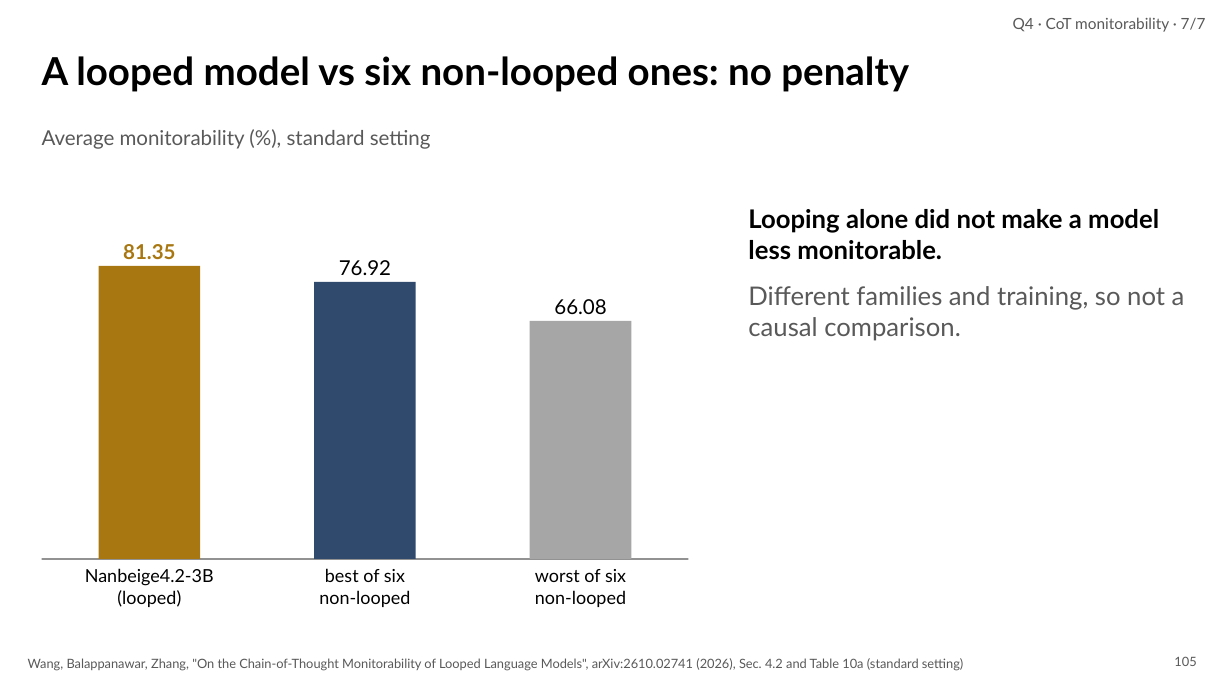
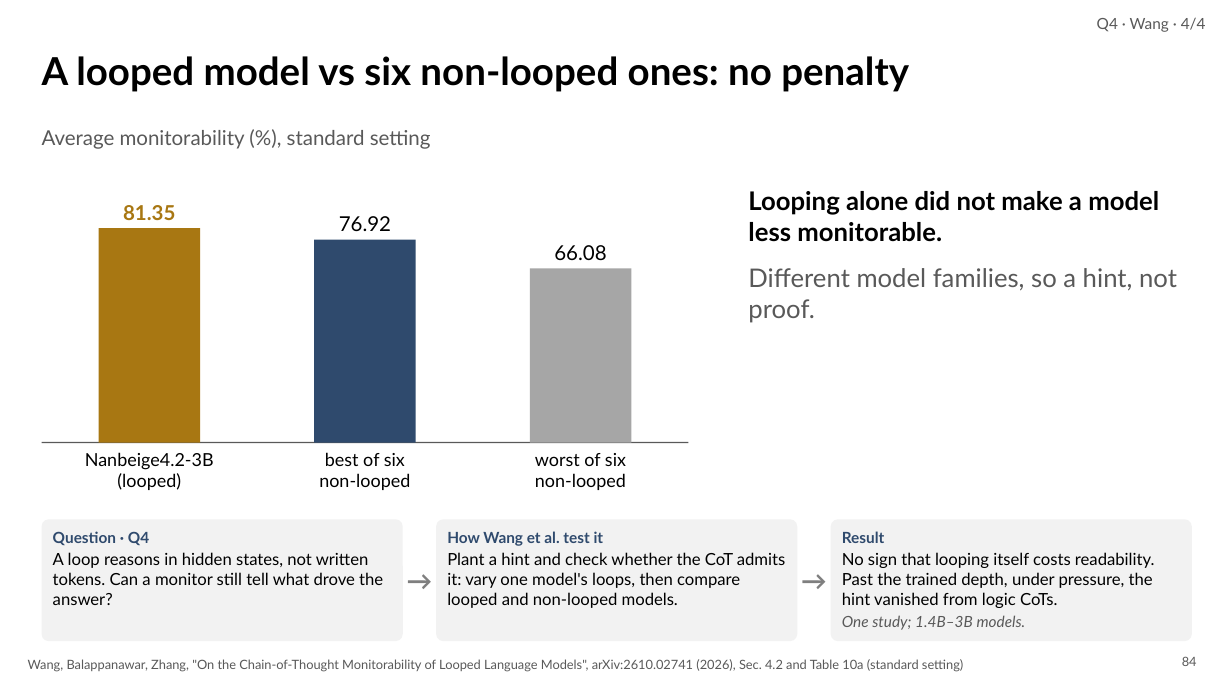
Before and after one commit to irregular6612/agi-hw2, a slide deck: slide 84 of build/out/looped-transformers.pptx (slide 105 before the commit). Drawn at 1232x693 pixels with LibreOffice and Linux fonts; fonts in the diff are those of the drawing. Boxes give left, top, right and bottom in pixels: in the first picture for what was removed or moved away, otherwise in the second. Text is boxed around its words. In the diff, an @@ line names an element or a change of style, - is before the commit and + after.

```diff
--- a/build/out/looped-transformers.pptx
+++ b/build/out/looped-transformers.pptx
@@ text at (1097,17,1206,32): text changed @@
-Q4 · CoT monitorability · 7/7
+Q4 · Wang · 4/4
@@ text "81.35": place and size @@
-text "81.35" at (123,244,175,259)
+text "81.35" at (123,205,175,220)
@@ text "76.92": place and size @@
-text "76.92" at (339,260,391,275)
+text "76.92" at (339,216,391,231)
@@ text "Looping alone did not make ...": place and size @@
-text "Looping alone did not make ..." at (748,209,1185,341)
+text "Looping alone did not make ..." at (748,191,1177,323)
@@ rectangle: place and size @@
-rectangle at (99,266,201,559)
+rectangle at (99,228,201,443)
@@ rectangle: place and size @@
-rectangle at (314,282,416,559)
+rectangle at (314,239,416,443)
@@ text "66.08": place and size @@
-text "66.08" at (554,299,606,314)
+text "66.08" at (554,245,606,260)
@@ rectangle: place and size @@
-rectangle at (530,321,631,559)
+rectangle at (530,268,631,443)
@@ text at (748,268,1177,323): text changed @@
-Different families and training, so not a causal comparison.
+Different model families, so a hint, not proof.
@@ 3 texts, 1 line: place and size @@
-3 texts, 1 line at (42,559,689,607)
+3 texts, 1 line at (42,443,689,490)
@@ rounded rectangle added at (42,519,403,641), fill #F2F2F2, 13 pt, text #000000 @@
+Question · Q4
+A loop reasons in hidden states, not written tokens. Can a monitor still tell what drove the answer?
@@ text added at (403,519,436,641), 20 pt, text #7F7F7F, bold @@
+→
@@ rounded rectangle added at (436,519,798,641), fill #F2F2F2, 13 pt, text #000000 @@
+How Wang et al. test it
+Plant a hint and check whether the CoT admits it: vary one model's loops, then compare looped and non-looped models.
@@ text added at (798,519,831,641), 20 pt, text #7F7F7F, bold @@
+→
@@ rounded rectangle added at (831,519,1192,641), fill #F2F2F2, 13 pt, text #000000 @@
+Result
+No sign that looping itself costs readability. Past the trained depth, under pressure, the hint vanished from logic CoTs.
+One study; 1.4B–3B models.
@@ page number at (1182,656,1197,666): text changed @@
-105
+84
```
Also in this commit, not shown: 28 other slides changed, 9 slides added, 35 slides removed, 13 other files.
